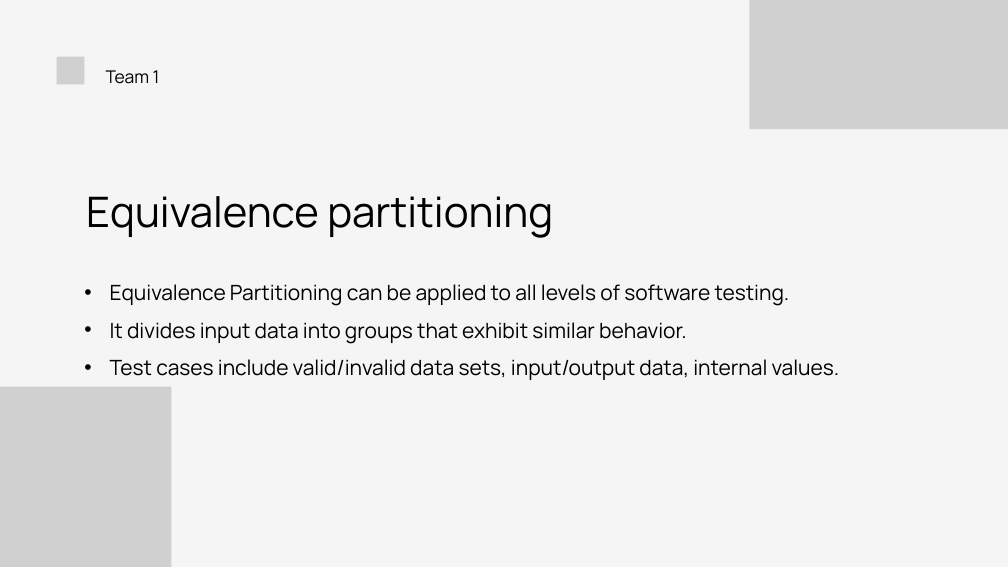
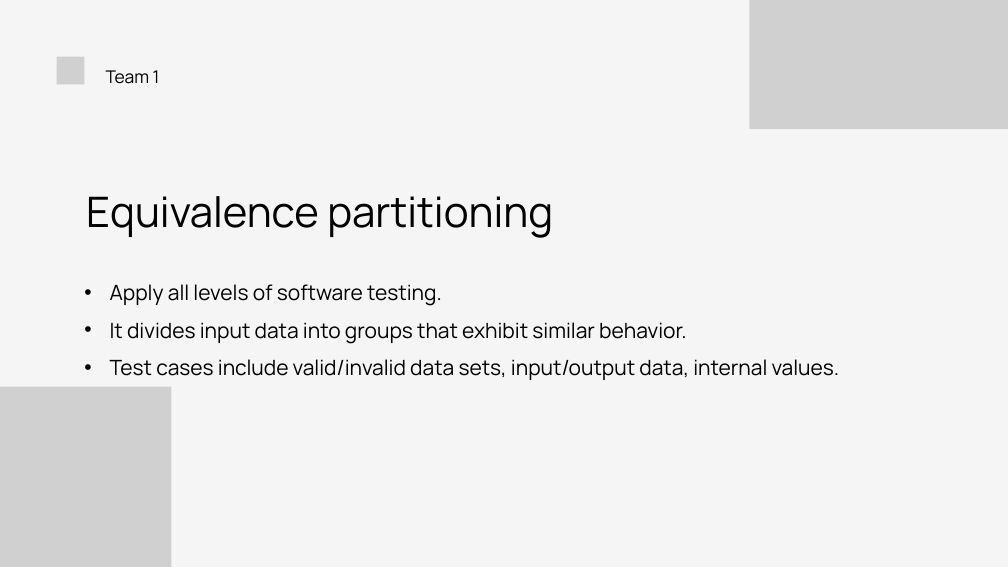
Before and after one commit to hoangdm08/how_to_learn_tester, a slide deck: slide 4 of homeWork/Team 1_14.3.26/Black-box techniques.pptx. Drawn at 1008x567 pixels with LibreOffice and Linux fonts; fonts in the diff are those of the drawing; grey boxes stand for pictures. Boxes give left, top, right and bottom in pixels: in the first picture for what was removed or moved away, otherwise in the second. Text is boxed around its words. In the diff, an @@ line names an element or a change of style, - is before the commit and + after.

```diff
--- a/homeWork/Team 1_14.3.26/Black-box techniques.pptx
+++ b/homeWork/Team 1_14.3.26/Black-box techniques.pptx
@@ text at (x1=110, y1=284, x2=442, y2=306): text changed @@
-• Equivalence Partitioning can be applied to all levels of software testing.
+• Apply all levels of software testing.
```
Also in this commit, not shown: 5 other slides changed, 2 slides added, 5 other files.
